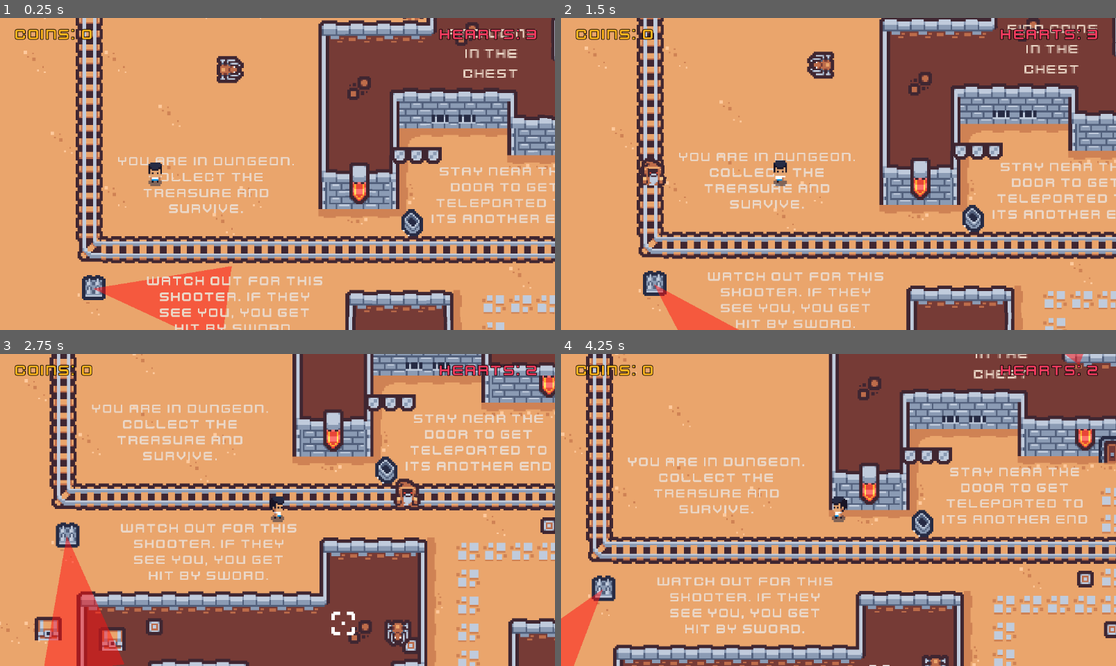
Above: before the commit, frames 1-4 (two rows, left to right).
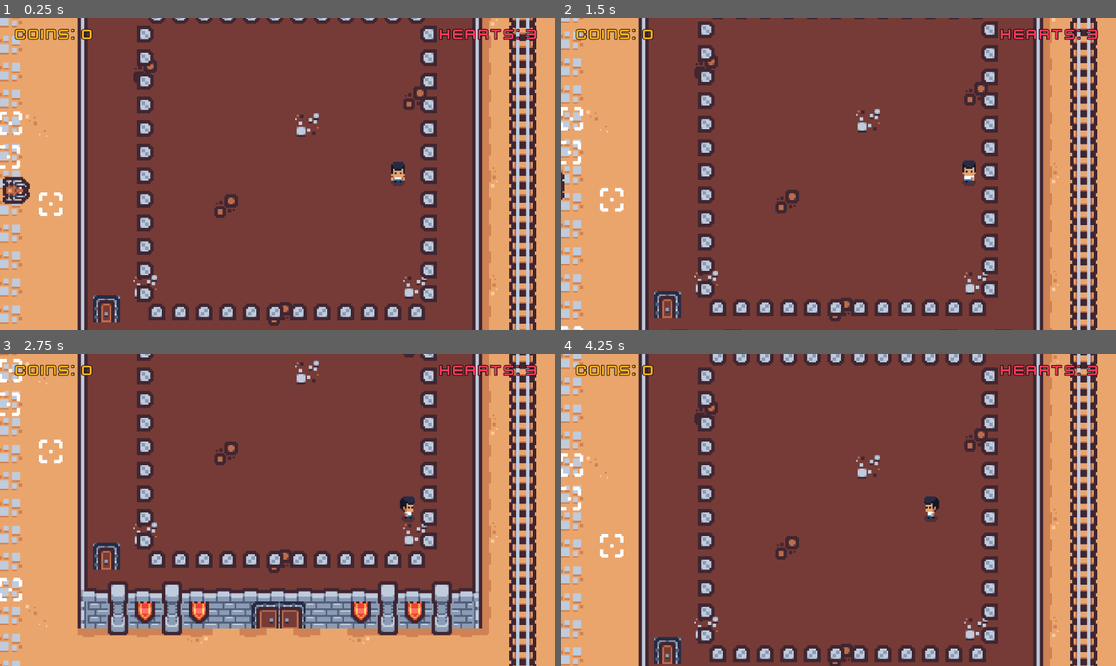
Above: after the commit, the same moments.

Repository: ki8yk8/game-dev-resolution
Game: Godot game, scene res://scenes/game_play.tscn
Same seed, same stepped clock (60 frames per second), same inputs: the game is played once before the commit and once after it.
Inputs (mouse positions are in pixels of both pictures, inside the frame that each line leads up to):
- Up to frame 1 (0.25 s): no input
- Up to frame 2 (1.5 s): tap Enter at 0.5 s; move the mouse to (960, 158) at 0.52 s; hold D (right) 0.53-1.28 s; tap Space (action) at 0.6 s; click (960, 158) at 0.67 s; move the mouse to (727, 189) at 1.27 s; hold Down (down) from 1.28 s (still down); tap Alt at 1.35 s
- Up to frame 3 (2.75 s): move the mouse to (333, 441) at 2.02 s; release Down (down) at 2.03 s; hold D (right) from 2.03 s (still down); tap Shift at 2.1 s
- Up to frame 4 (4.25 s): move the mouse to (810, 572) at 2.77 s; release D (right) at 2.78 s; hold Up (up) 2.78-3.53 s; tap Space (action) at 2.85 s; click (810, 572) at 2.92 s; move the mouse to (1005, 556) at 3.52 s; hold A (left) from 3.53 s (still down); tap Alt at 3.6 s

The runs differ from the first frame. In frame 1, 76% of the frame differs, in the area x 0-100%, y 0-100%; in frame 2, 76%; in frame 3, 82%; in frame 4, 79%.

Commit message:
creates reusable survive attack layout with godot language

Diff:
--- a/scenes/game_play.tscn
+++ b/scenes/game_play.tscn
@@ -23,8 +23,7 @@
 [ext_resource type="PackedScene" uid="uid://djqqeftttab6f" path="res://scenes/sokoban_walls.tscn" id="21_0em6x"]
 [ext_resource type="PackedScene" uid="uid://b7ox3ci61xpw2" path="res://scenes/sokoban_prize.tscn" id="22_r1sdi"]
 [ext_resource type="FontFile" uid="uid://cl0lsa2i5yuru" path="res://assets/font/Kenney Future.ttf" id="23_xaioq"]
-[ext_resource type="PackedScene" uid="uid://brcagfkd3itd6" path="res://scenes/survive_attack_row.tscn" id="24_rygmw"]
-[ext_resource type="PackedScene" uid="uid://bci2ilq8d6sl4" path="res://scenes/survive_attach_shooter.tscn" id="25_jcoka"]
+[ext_resource type="PackedScene" uid="uid://bwrlwfb8e4drp" path="res://scenes/survive_attack.tscn" id="24_rygmw"]
 
 [sub_resource type="WorldBoundaryShape2D" id="WorldBoundaryShape2D_0dypk"]
 distance = -290.0
@@ -590,7 +589,7 @@
 [node name="Player" parent="." unique_id=1116653195 instance=ExtResource("2_swo0f")]
 unique_name_in_owner = true
 z_index = 2
-position = Vector2(-145, 11)
+position = Vector2(1278, 53)
 
 [node name="Camera2D" type="Camera2D" parent="Player" unique_id=1878565070]
 zoom = Vector2(3.5, 3.5)
@@ -1198,10 +1197,10 @@
 position = Vector2(314, 101)
 
 [node name="Welcome" type="Label" parent="UIHints" unique_id=757817762]
-offset_left = -484.0
-offset_top = -102.0
-offset_right = 412.0
-offset_bottom = 195.0
+offset_left = -488.0
+offset_top = -43.0
+offset_right = 408.0
+offset_bottom = 254.0
 scale = Vector2(0.125, 0.125)
 theme_override_colors/font_color = Color(0.92, 0.84410006, 0.78200006, 1)
 theme_override_fonts/font = ExtResource("23_xaioq")
@@ -1211,10 +1210,10 @@
 autowrap_mode = 2
 
 [node name="Welcome2" type="Label" parent="UIHints" unique_id=1667285944]
-offset_left = -466.0
-offset_top = -31.0
-offset_right = 414.0
-offset_bottom = 266.0
+offset_left = -478.0
+offset_top = -95.0
+offset_right = 402.0
+offset_bottom = 202.0
 scale = Vector2(0.125, 0.125)
 theme_override_colors/font_color = Color(0.92, 0.84410006, 0.78200006, 1)
 theme_override_fonts/font = ExtResource("23_xaioq")
@@ -1300,50 +1299,5 @@
 horizontal_alignment = 1
 autowrap_mode = 2
 
-[node name="SurviveAttack" type="Node2D" parent="." unique_id=159883730]
-
-[node name="SurviveAttackRow" parent="SurviveAttack" unique_id=655324091 instance=ExtResource("24_rygmw")]
-
-[node name="PushTrapShooter" parent="SurviveAttack/SurviveAttackRow" unique_id=1793184516 instance=ExtResource("16_0dypk")]
-position = Vector2(1109, -61)
-
-[node name="PushTrapShooter2" parent="SurviveAttack/SurviveAttackRow" unique_id=1914789553 instance=ExtResource("16_0dypk")]
-position = Vector2(1121, -61)
-
-[node name="PushTrapShooter3" parent="SurviveAttack/SurviveAttackRow" unique_id=291742362 instance=ExtResource("16_0dypk")]
-position = Vector2(1133, -61)
-
-[node name="PushTrapShooter4" parent="SurviveAttack/SurviveAttackRow" unique_id=1370036533 instance=ExtResource("16_0dypk")]
-position = Vector2(1145, -61)
-
-[node name="PushTrapShooter5" parent="SurviveAttack/SurviveAttackRow" unique_id=1635592970 instance=ExtResource("16_0dypk")]
-position = Vector2(1157, -61)
-
-[node name="PushTrapShooter6" parent="SurviveAttack/SurviveAttackRow" unique_id=2070708733 instance=ExtResource("16_0dypk")]
-position = Vector2(1169, -61)
-
-[node name="PushTrapShooter7" parent="SurviveAttack/SurviveAttackRow" unique_id=1741807887 instance=ExtResource("16_0dypk")]
-position = Vector2(1181, -61)
-
-[node name="PushTrapShooter8" parent="SurviveAttack/SurviveAttackRow" unique_id=2018101998 instance=ExtResource("16_0dypk")]
-position = Vector2(1193, -61)
-
-[node name="PushTrapShooter9" parent="SurviveAttack/SurviveAttackRow" unique_id=1977769951 instance=ExtResource("16_0dypk")]
-position = Vector2(1205, -61)
-
-[node name="PushTrapShooter10" parent="SurviveAttack/SurviveAttackRow" unique_id=468269005 instance=ExtResource("16_0dypk")]
-position = Vector2(1217, -61)
-
-[node name="SurviveAttackRow4" parent="SurviveAttack" unique_id=279849481 instance=ExtResource("24_rygmw")]
-anchors_preset = -1
-rotation = 6.2831855
-theme_override_constants/separation = 10
-
-[node name="Control" parent="SurviveAttack/SurviveAttackRow4" unique_id=2079031369 instance=ExtResource("25_jcoka")]
-layout_mode = 2
-
-[node name="Control2" parent="SurviveAttack/SurviveAttackRow4" unique_id=1739228946 instance=ExtResource("25_jcoka")]
-layout_mode = 2
-
-[node name="Control3" parent="SurviveAttack/SurviveAttackRow4" unique_id=2113671355 instance=ExtResource("25_jcoka")]
-layout_mode = 2
+[node name="SurviveAttack" parent="." unique_id=603188585 instance=ExtResource("24_rygmw")]
+position = Vector2(1212, 47)
--- a/scenes/survive_attach_shooter.tscn
+++ b/scenes/survive_attach_shooter.tscn
@@ -9,11 +9,7 @@
 [sub_resource type="RectangleShape2D" id="RectangleShape2D_h61ro"]
 size = Vector2(16, 16)
 
-[node name="Control" type="Control" unique_id=2079031369]
-layout_mode = 3
-anchors_preset = 0
-offset_right = 40.0
-offset_bottom = 40.0
+[node name="Control" type="Node2D" unique_id=1745834487]
 
 [node name="StaticBody2D" type="StaticBody2D" parent="." unique_id=1504125857]
 
@@ -22,3 +18,6 @@
 
 [node name="CollisionShape2D" type="CollisionShape2D" parent="StaticBody2D" unique_id=15429572]
 shape = SubResource("RectangleShape2D_h61ro")
+
+[node name="RayCast2D" type="RayCast2D" parent="." unique_id=839381428]
+target_position = Vector2(0, 16)
--- /dev/null
+++ b/scenes/survive_attack.tscn
@@ -0,0 +1,13 @@
+[gd_scene format=3 uid="uid://bwrlwfb8e4drp"]
+
+[ext_resource type="Script" uid="uid://btfbytiyyttdy" path="res://scripts/survive_attack.gd" id="1_ej38g"]
+
+[sub_resource type="RectangleShape2D" id="RectangleShape2D_ej38g"]
+size = Vector2(168, 168)
+
+[node name="SurviveAttack" type="Area2D" unique_id=603188585]
+collision_mask = 2
+script = ExtResource("1_ej38g")
+
+[node name="CollisionShape2D" type="CollisionShape2D" parent="." unique_id=2014561681]
+shape = SubResource("RectangleShape2D_ej38g")
--- a/scenes/survive_attack_row.tscn
+++ b/scenes/survive_attack_row.tscn
@@ -2,5 +2,5 @@
 
 [ext_resource type="Script" uid="uid://cico5tnvajkba" path="res://scripts/survive_attack_row.gd" id="1_ajnsk"]
 
-[node name="SurviveAttackRow" type="HBoxContainer" unique_id=653471881]
+[node name="SurviveAttackRow" type="Node2D" unique_id=2080059518]
 script = ExtResource("1_ajnsk")
--- /dev/null
+++ b/scenes/survive_attack_sword.tscn
@@ -0,0 +1,61 @@
+[gd_scene format=3 uid="uid://c0stufwbm7un3"]
+
+[ext_resource type="Texture2D" uid="uid://6bw8exb71kll" path="res://assets/png/dungeon/tilemap.png" id="1_mi71e"]
+
+[sub_resource type="AtlasTexture" id="AtlasTexture_72n8s"]
+atlas = ExtResource("1_mi71e")
+region = Rect2(170, 153, 16, 16)
+
+[sub_resource type="Animation" id="Animation_72n8s"]
+length = 0.001
+tracks/0/type = "value"
+tracks/0/imported = false
+tracks/0/enabled = true
+tracks/0/path = NodePath(".:rotation")
+tracks/0/interp = 1
+tracks/0/loop_wrap = true
+tracks/0/keys = {
+"times": PackedFloat32Array(0),
+"transitions": PackedFloat32Array(1),
+"update": 0,
+"values": [0.0]
+}
+
+[sub_resource type="Animation" id="Animation_mi71e"]
+resource_name = "rotation"
+loop_mode = 1
+tracks/0/type = "value"
+tracks/0/imported = false
+tracks/0/enabled = true
+tracks/0/path = NodePath(".:rotation")
+tracks/0/interp = 1
+tracks/0/loop_wrap = true
+tracks/0/keys = {
+"times": PackedFloat32Array(0, 0.5, 1),
+"transitions": PackedFloat32Array(1, 1, 1),
+"update": 0,
+"values": [0.0, 3.1415927, 6.265732014659643]
+}
+
+[sub_resource type="AnimationLibrary" id="AnimationLibrary_72n8s"]
+_data = {
+&"RESET": SubResource("Animation_72n8s"),
+&"rotation": SubResource("Animation_mi71e")
+}
+
+[sub_resource type="CircleShape2D" id="CircleShape2D_mi71e"]
+
+[node name="SurviveAttackSword" type="Area2D" unique_id=1638623568]
+rotation = 6.2831855
+collision_mask = 18
+
+[node name="Sprite2D" type="Sprite2D" parent="." unique_id=715355923]
+texture = SubResource("AtlasTexture_72n8s")
+
+[node name="AnimationPlayer" type="AnimationPlayer" parent="." unique_id=414035153]
+root_node = NodePath("../Sprite2D")
+libraries/ = SubResource("AnimationLibrary_72n8s")
+autoplay = &"rotation"
+
+[node name="CollisionShape2D" type="CollisionShape2D" parent="." unique_id=1248011447]
+shape = SubResource("CircleShape2D_mi71e")
--- /dev/null
+++ b/scripts/survive_attack.gd
@@ -0,0 +1,32 @@
+extends Node2D
+
+const SHOOTERS_IN_A_ROW:int = 12
+const SHOOTER_SPACING: int = 14
+
+var shooterRows: Array[Node] = []
+@export var attackRow: PackedScene = preload("res://scenes/survive_attack_row.tscn")
+@export var shooter: PackedScene = preload("res://scenes/survive_attach_shooter.tscn")
+@onready var collisionShape: CollisionShape2D = $CollisionShape2D
+
+func _ready() -> void:
+	var half_size: float = SHOOTERS_IN_A_ROW*SHOOTER_SPACING/2.0
+
+	# spawn four attack rows and for each spawn the shooter
+	for i in range(4):
+		var s = attackRow.instantiate()
+		shooterRows.append(s)
+		add_child(s)
+
+		# positioning
+		s.rotation_degrees = 90*i
+		match i:
+			0: s.position = Vector2(0, -half_size-4)
+			1: s.position = Vector2(half_size, 0)
+			2: s.position = Vector2(0, half_size+4)
+			3: s.position = Vector2(-half_size, 0)
+
+		var actualShooters: Array[Node] = []
+		for j in range(SHOOTERS_IN_A_ROW):
+			var sword = shooter.instantiate()
+			s.add_child(sword)
+			sword.position.x = (j*SHOOTER_SPACING) - half_size + (SHOOTER_SPACING/2.0)
--- a/scripts/survive_attack_row.gd
+++ b/scripts/survive_attack_row.gd
@@ -3,14 +3,6 @@
 
 var shooters: Array[Node] = []
 
-func _ready() -> void:
-	var children = get_children()
-	var pushTrapShooterChildren = children.filter(func (item):
-		return item is PushTrapShooter
-	)
-	assert(len(pushTrapShooterChildren) > 0)
-	shooters = pushTrapShooterChildren
-
 func shoot():
 	for shooter in shooters:
 		shooter.shoot()
Not shown, added: scripts/survive_attack.gd.uid
